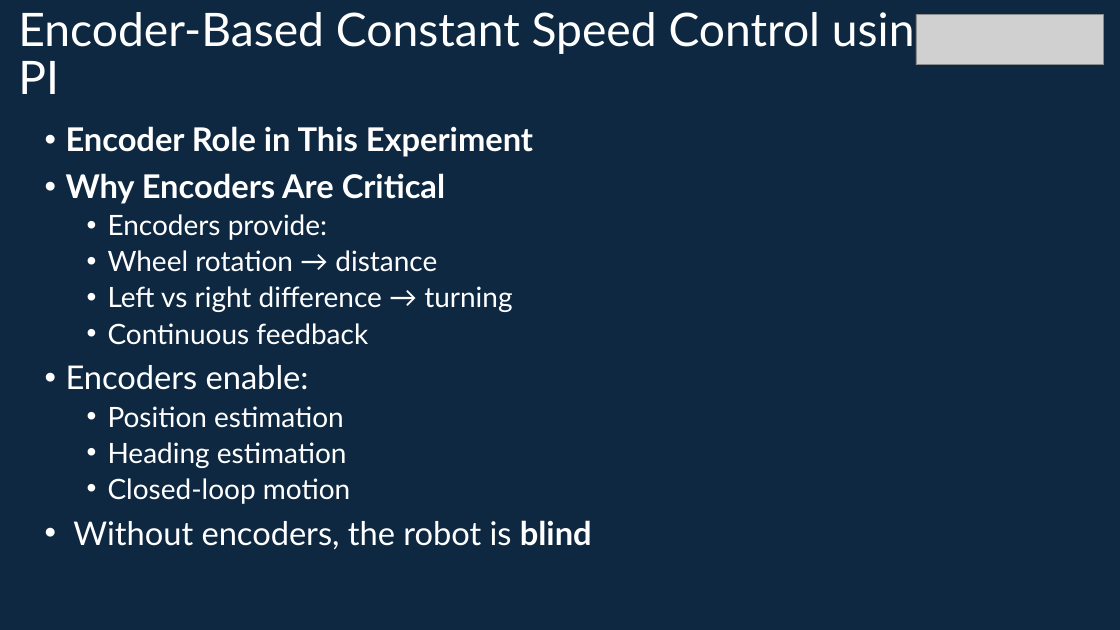
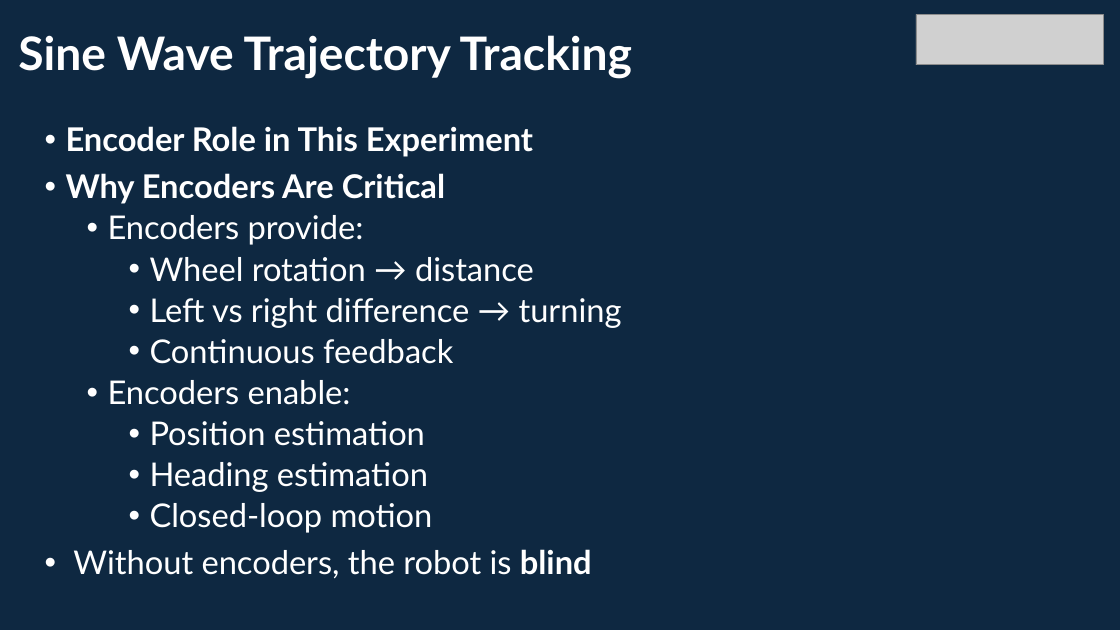
Before and after one commit to info-zas/zas-robotics-car-3-encoders-imu-gps, a slide deck: slide 11 of 01_FoundationProjects/10_Car-3_Sine_Trajectory/10_Car-3_Sine_Trajectory.pptx (slide 10 before the commit). Drawn at 1120x630 pixels with LibreOffice and Linux fonts; fonts in the diff are those of the drawing; grey boxes stand for pictures. Boxes give left, top, right and bottom in pixels: in the first picture for what was removed or moved away, otherwise in the second. Text is boxed around its words. In the diff, an @@ line names an element or a change of style, - is before the commit and + after.

```diff
--- a/01_FoundationProjects/10_Car-3_Sine_Trajectory/10_Car-3_Sine_Trajectory.pptx
+++ b/01_FoundationProjects/10_Car-3_Sine_Trajectory/10_Car-3_Sine_Trajectory.pptx
@@ title at [18,35,633,79]: text changed; bold on @@
-Encoder-Based Constant Speed Control using PI
+Sine Wave Trajectory Tracking
@@ text at [108,215,622,533]: size 24 to 28 pt in "Encoders provide:", "Wheel rotation → distance", "Left vs right difference → turning", "Continuous feedback" and 3 more places; list level 2 to 3 in "Wheel rotation → distance"; list level 2 to 3 in "Left vs right difference → ..."; list level 2 to 3 in "Continuous feedback"; list level 1 to 2 in "Encoders enable:"; list level 2 to 3 in "Position estimation"; list level 2 to 3 in "Heading estimation"; list level 2 to 3 in "Closed-loop motion" @@
```
Also in this commit, not shown: 18 other slides changed, 1 slide added, 1 slide removed.
